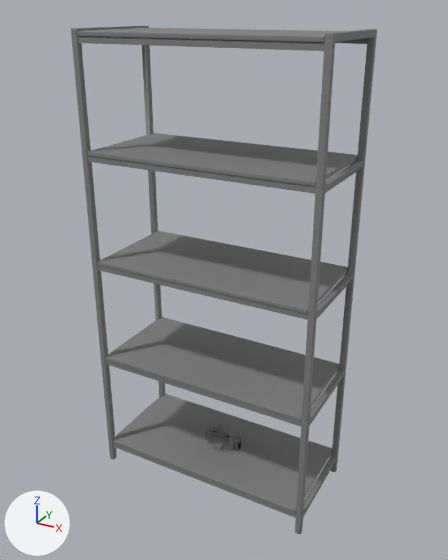
Before and after pictures for a commit that changed the glTF model assets/interior/furniture.glb.
One viewpoint serves both versions: a 50 mm lens placed at (12.7, -22.9, 22.2), pointed at (0.1, 0.0, 10.7). The lights are fixed; the arrows at lower left show +X, +Y and +Z. The older version comes first. Where no turn or scale is listed for an object, it has been applied to the vertices. Vertices at exactly the same position are counted once.

Objects in the first picture: 'steel_frame_shelves_01' and 6 more.
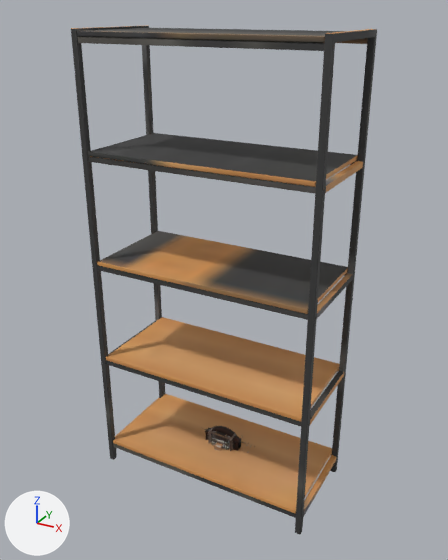
The change, as JSON lines over the scene's bpy script:
```json
{"block": "me_steel_frame_shelves_01", "where": "# used by ob_steel_frame_shelves_01; location = (0.0, 0.0, 10.7)"}
{"op": "remove", "block": "me_steel_frame_shelves_01", "code": "me_steel_frame_shelves_01.from_pydata(...)  # 1385 vertices, 2399 faces; spans x -5.5..5.5, y -2.5..2.5, z -10.7..10.7"}
{"op": "add", "block": "me_steel_frame_shelves_01", "code": "me_steel_frame_shelves_01.from_pydata(...)  # 1460 vertices, 2549 faces; spans x -5.5..5.5, y -2.5..2.5, z -10.7..10.7"}
{"block": "me_steel_frame_shelves_01", "change": "me_steel_frame_shelves_01 part 1: 31 vertices moved within x -5.5..5.5, y -2.4..2.4, z -10.7..10.4; 3 vertices removed from x -5.5..5.5, y -2.4..2.4, z 0.4..10.3; 59 vertices added at x -5.5..5.5, y -2.5..2.4, z -9.9..10.7"}
{"block": "me_steel_frame_shelves_01", "change": "me_steel_frame_shelves_01 part 2: 9 vertices moved within x -5.5..-5.2, y -2.4..2.4, z -10.7..-4.6; 19 vertices added at x -5.5..-5.2, y -2.5..2.4, z -10.7..-4.4"}
{"block": "me_steel_frame_shelves_01", "change": "me_steel_frame_shelves_01 part 3: 1633 kept faces spanning x -5.5..5.5, y -2.5..2.5, z -10.7..10.7 get new texture (UV) coordinates"}
```

Location of each change, [x1, y1, x2, y2] in pixels of the pictures (448 x 560 px):
```json
{"part": 1, "of": "me_steel_frame_shelves_01", "change": "reshaped", "before": [76, 30, 376, 426], "after": [76, 26, 376, 463]}
{"part": 2, "of": "me_steel_frame_shelves_01", "change": "reshaped", "after": [97, 269, 163, 459]}
{"part": 3, "of": "me_steel_frame_shelves_01", "change": "surface changed", "before": [71, 25, 377, 534], "after": [71, 25, 377, 534]}
```
